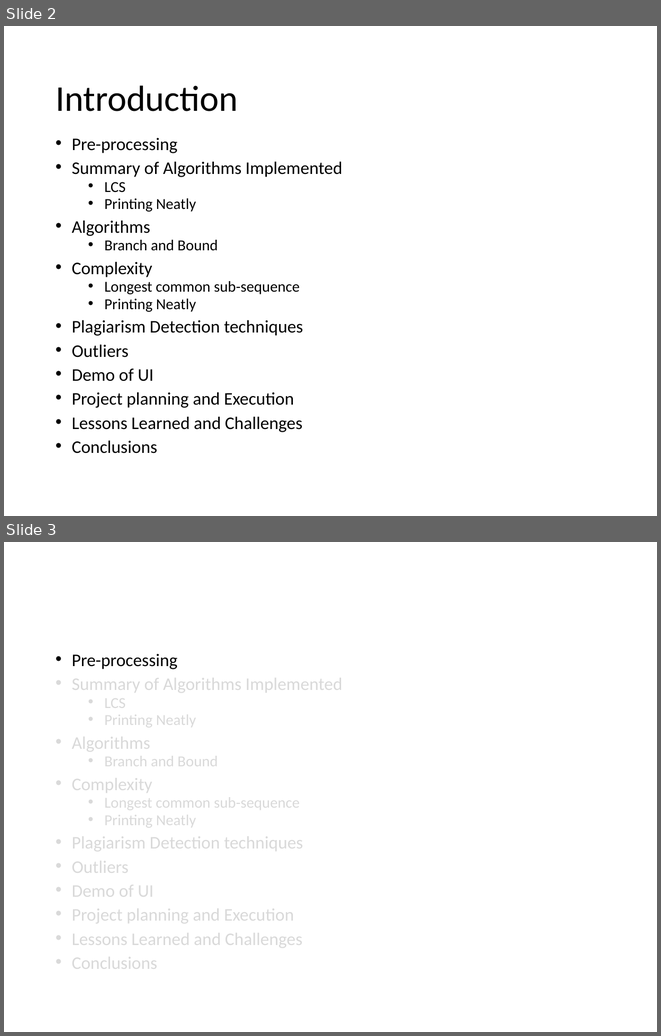
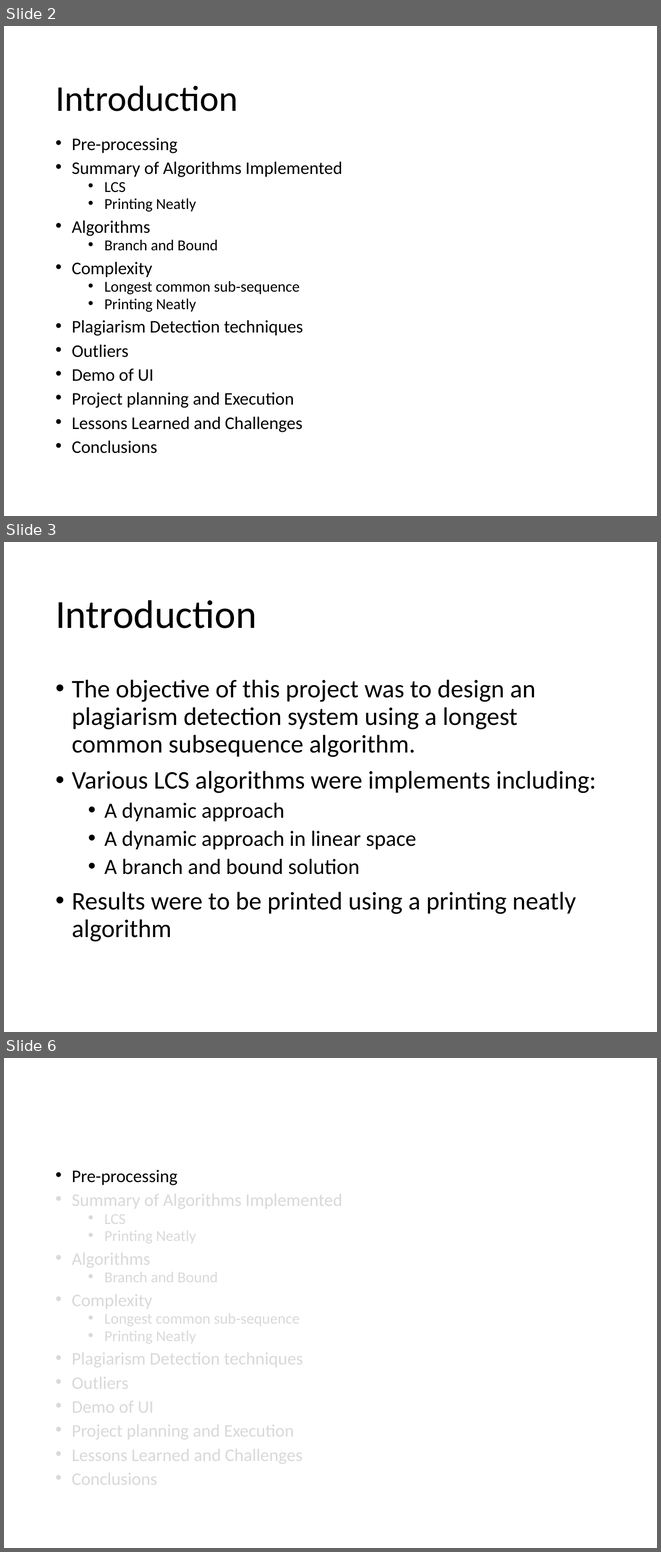
Before and after one commit to edbeeching/AA_LCS_Project, a slide deck: Presentation_v1.pptx. Shown one above the other, each under a label of ours: slides 2 and 3 before the commit, slides 2, 3 and 6 after it; the slides between them are not shown. The pictures are 661x1036 and 661x1552 pixels, drawn with LibreOffice and Linux fonts; fonts in the diff are those of the drawing. Boxes give left, top, right and bottom in pixels: in the first picture for what was removed or moved away, otherwise in the second. Text is boxed around its words. In the diff, an @@ line names an element or a change of style, - is before the commit and + after.

```diff
--- a/Presentation_v1.pptx
+++ b/Presentation_v1.pptx
@@ slide 3 added at (4, 542, 657, 1032), background #FFFFFF @@
@@ title added at (55, 600, 257, 628), 44 pt, text #000000 @@
+Introduction
@@ text added at (72, 679, 596, 942), 28 pt, text #000000 @@
+• The objective of this project was to design an plagiarism detection system using a longest common subsequence algorithm.
+• Various LCS algorithms were implements including:
+  • A dynamic approach
+  • A dynamic approach in linear space
+  • A branch and bound solution
+• Results were to be printed using a printing neatly algorithm
@@ what was slide 3 is now slide 6 @@
```
Also in this commit, not shown: 10 slides changed, 13 other slides added, 2 slides removed, 59 other files.
